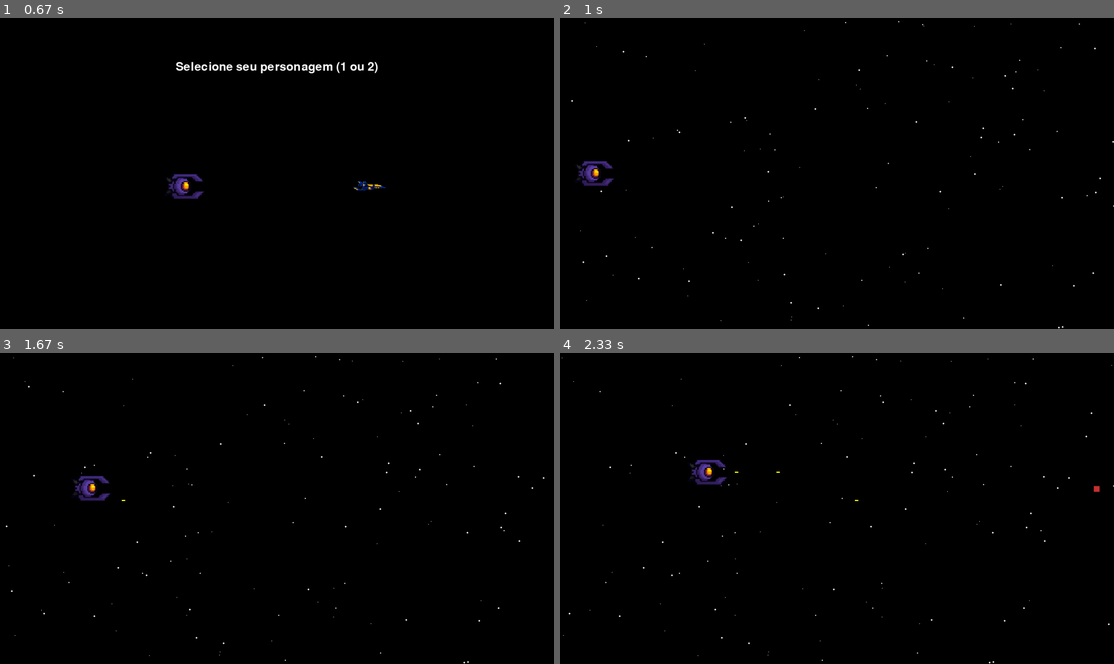
Above: before the commit, frames 1-4 (two rows, left to right).
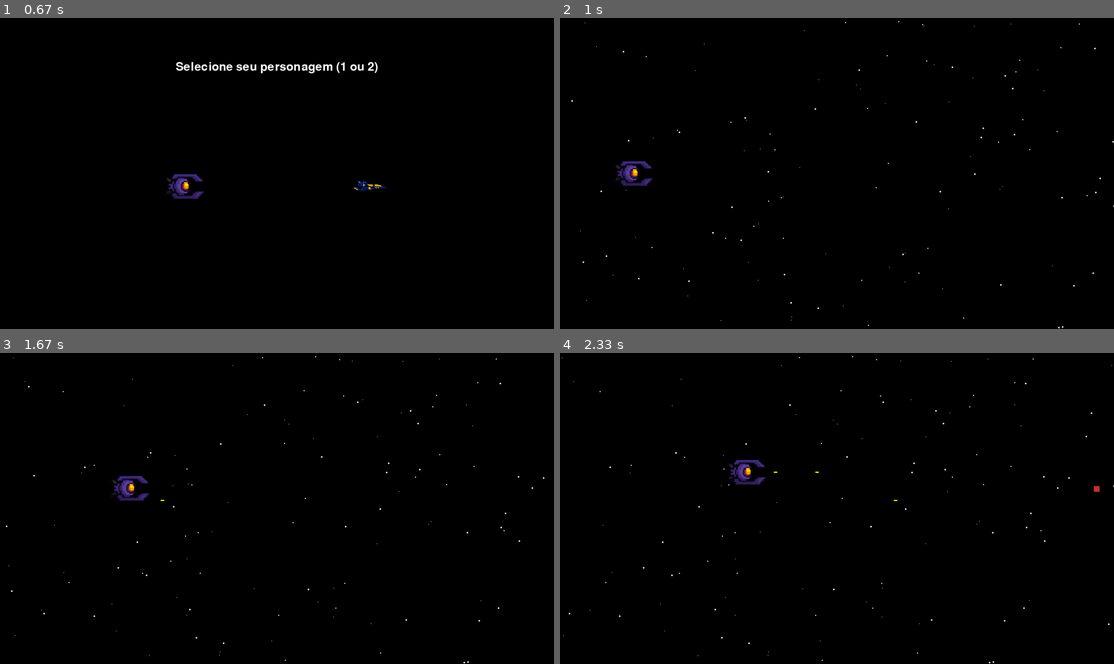
Above: after the commit, the same moments.

Repository: JoviOakz/PyGameFaculdade
Game: pygame game, started from arcSpacshpPrototype.py
Two runs of this game, one before a commit and one after it. Both use one fixed random seed, a clock stepped at 60 frames per second and the inputs below.
Inputs:
- Up to frame 1 (0.67 s): tap 1 at 0.33 s
- Up to frame 2 (1 s): tap 1 at 0.67 s
- Up to frame 3 (1.67 s): hold Right 1-1.47 s; hold Up from 1.5 s (still down); tap Space at 1.57 s
- Up to frame 4 (2.33 s): release Up at 1.8 s; hold Right 1.83-2.3 s; tap Space at 1.9, 2.2 s; tap 1 at 1.98 s

Frame 1 is identical in both runs. In frame 2, 0.6% of the frame differs, in the area x 3-17%, y 46-54%; in frame 3, 0.6%; in frame 4, 0.6%, in the area x 23-61%, y 34-48%.

Commit message:
fix: game border

Diff:
--- a/arcSpacshpPrototype.py
+++ b/arcSpacshpPrototype.py
@@ -20,10 +20,10 @@
 clock = pygame.time.Clock()
 
 # ----- Assets -----
-ship1_img = pygame.image.load("Spaceship2Frame.png").convert_alpha()
+ship1_img = pygame.image.load("SpaceshipFrame.png").convert_alpha()
 ship1_img = pygame.transform.scale(ship1_img, (141, 90))
 
-ship2_img = pygame.image.load("SpaceshipFrame.png").convert_alpha()
+ship2_img = pygame.image.load("Spaceship2Frame.png").convert_alpha()
 ship2_img = pygame.transform.scale(ship2_img, (141, 90))
 
 # ----- Game states -----
@@ -158,6 +158,11 @@
         if keys[pygame.K_RIGHT] and ship.right < WIDTH:
             ship.x += ship_speed
 
+        # Correção de limites com margem
+        margin = 185  # pode ajustar
+        play_area = pygame.Rect(margin, margin - 76, WIDTH - 4*margin, HEIGHT - 1.175*margin)
+        ship.clamp_ip(play_area)
+
         # Movimento balas
         for bullet in bullets[:]:
             bullet.x += bullet_speed
Binary file changed: Spaceship2Frame.png
Binary file changed: SpaceshipFrame.png
